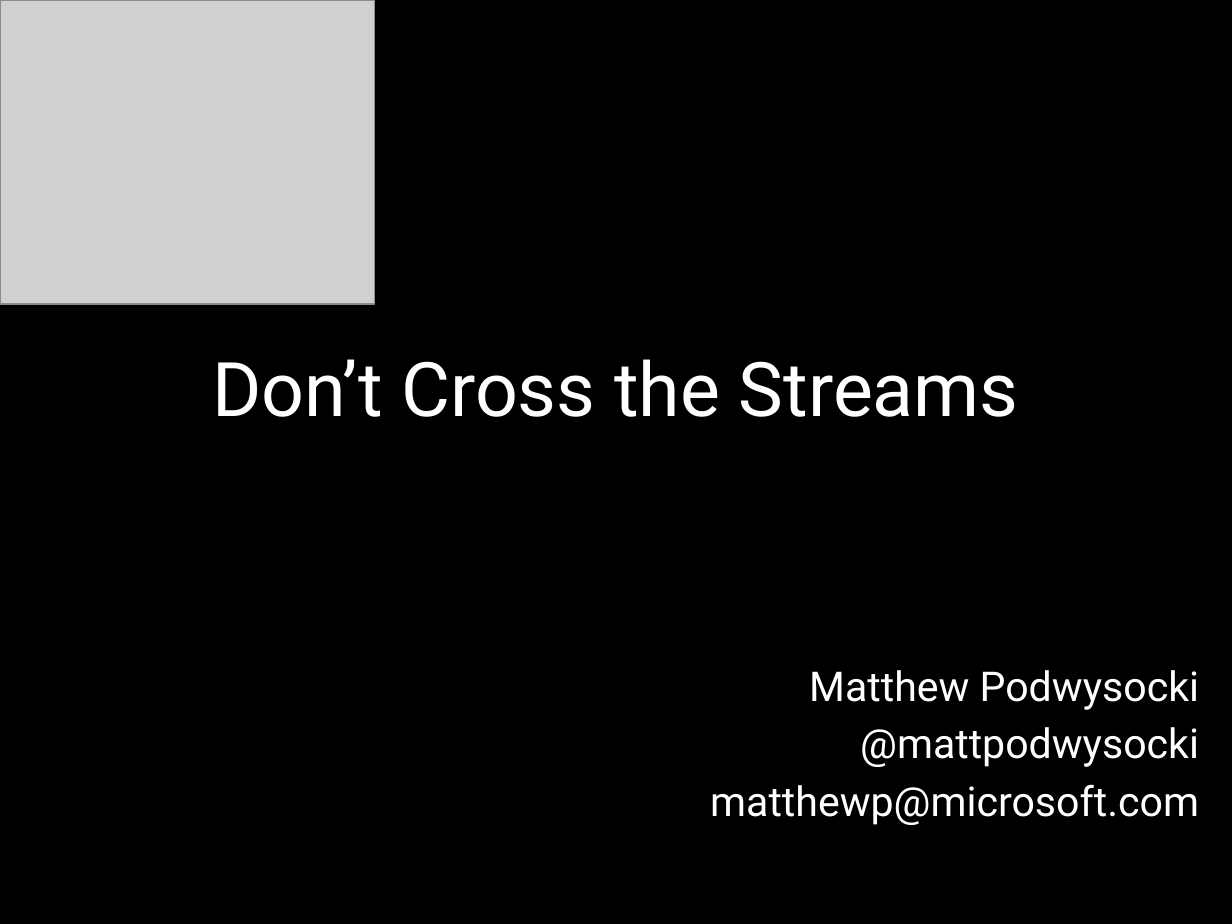
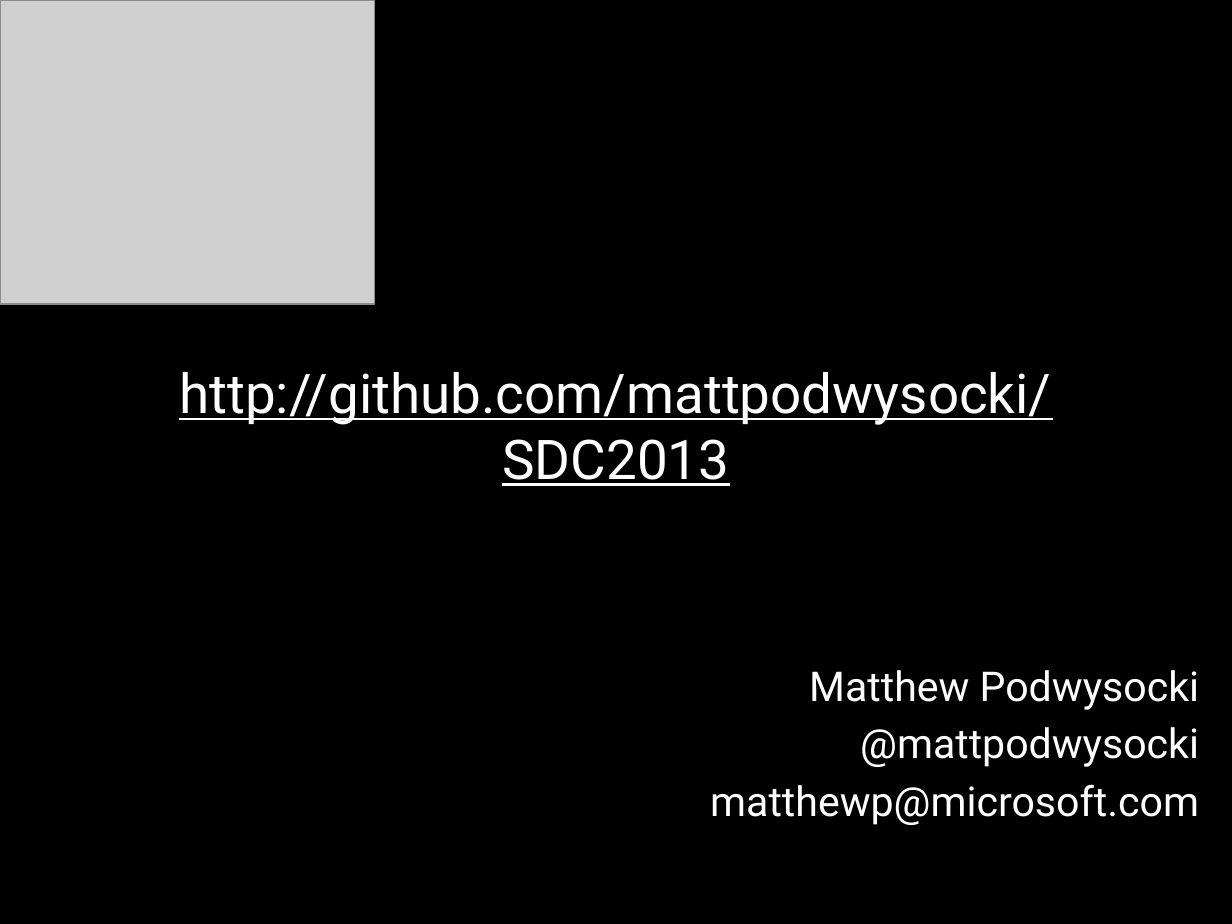
Before and after one commit to mattpodwysocki/SDC2013, a slide deck: slide 34 of SDC2013.pptx (slide 32 before the commit). Drawn at 1232x924 pixels with LibreOffice and Linux fonts; fonts in the diff are those of the drawing; grey boxes stand for pictures. Boxes give left, top, right and bottom in pixels: in the first picture for what was removed or moved away, otherwise in the second. Text is boxed around its words. In the diff, an @@ line names an element or a change of style, - is before the commit and + after.

Commit message:
Updating PPT, need to include more Streams2

```diff
--- a/SDC2013.pptx
+++ b/SDC2013.pptx
@@ title at bbox=[179, 372, 1051, 486]: text changed; size 44 to 32 pt @@
-Don’t Cross the Streams
+http://github.com/mattpodwysocki/SDC2013
```
Also in this commit, not shown: 3 other slides changed, 3 slides added, 1 slide removed.
